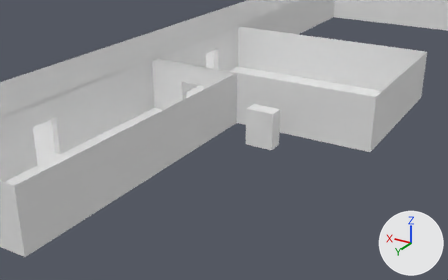
The Blender file Assets/Prefabs/Nyctophobia_map_textures_clean.blend as it was, and as the next commit left it.
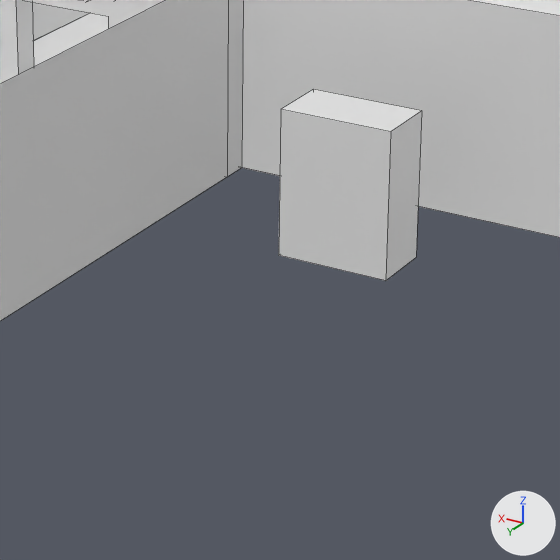
Old and new are each drawn from a 50 mm lens placed at (59.77, 19.93, 13.18), pointed at (75.14, -5.67, 0.37) and again close up on the part from 40% to 70% of the width and 29% to 78% of the height. The axes (+X, +Y, +Z) are drawn at lower right. The lights are the same throughout. The close-ups show mesh edges as thin lines.

Objects in the first close-up: 'Doorway', 'Map'.
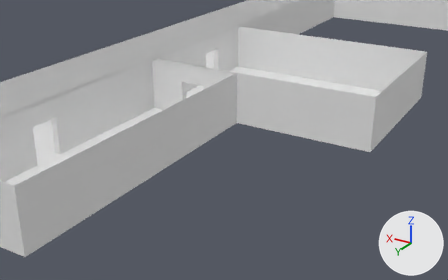
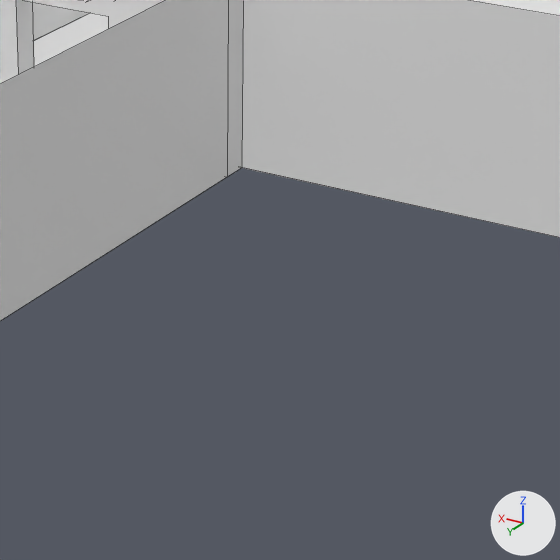
Changed parts and their boxes (x1, y1, x2, y2) in the close-ups (560 x 560 px):
'Doorway', hidden
    before: (279, 89, 422, 281)

The change, as a diff of the scene's bpy script:
```diff
--- a/Assets/Prefabs/Nyctophobia_map_textures_clean.blend.py
+++ b/Assets/Prefabs/Nyctophobia_map_textures_clean.blend.py
@@ ob_doorway @@
 ob_doorway.scale = (0.77, 1.0, 1.0)
+ob_doorway.hide_viewport = True
```
